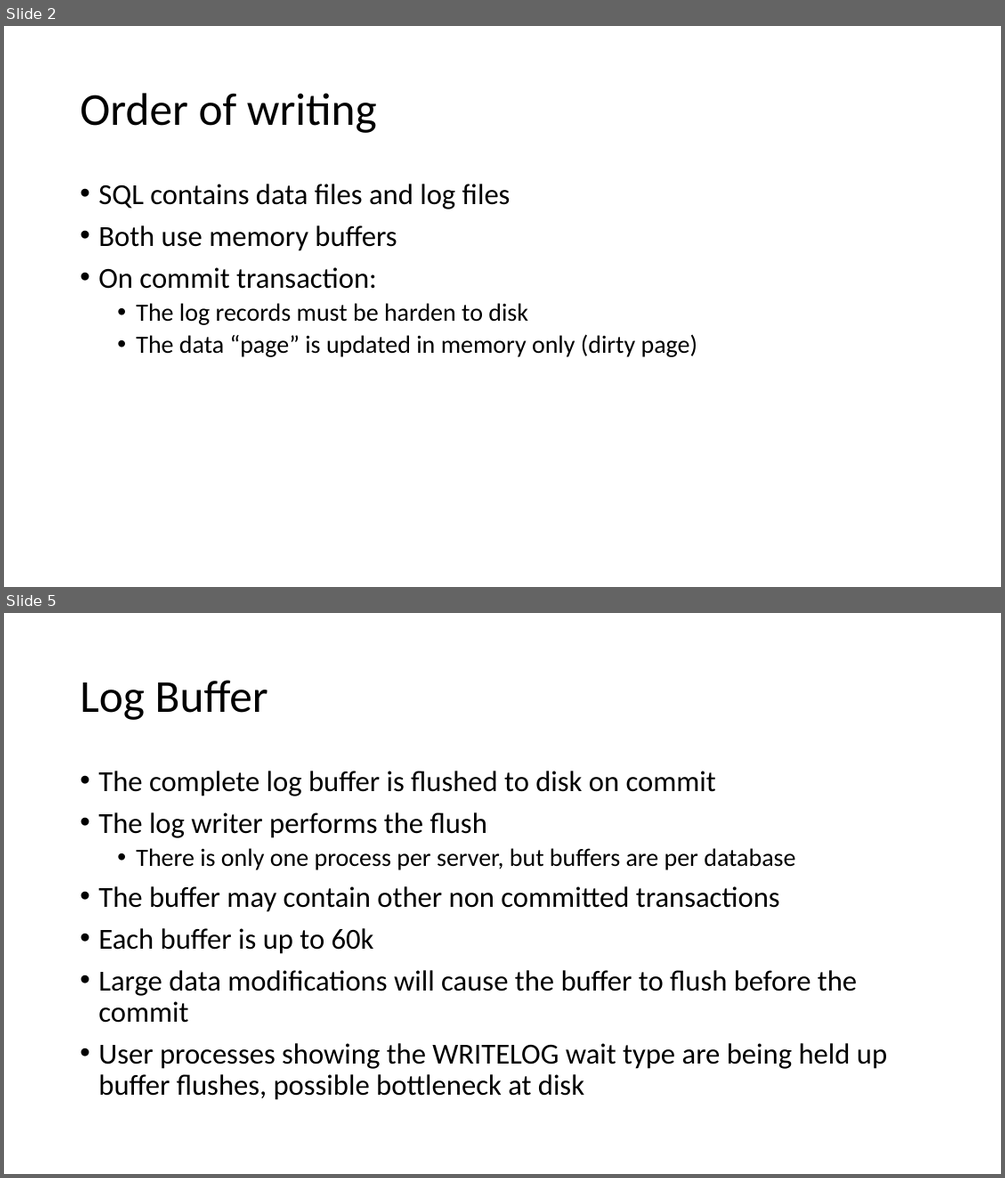
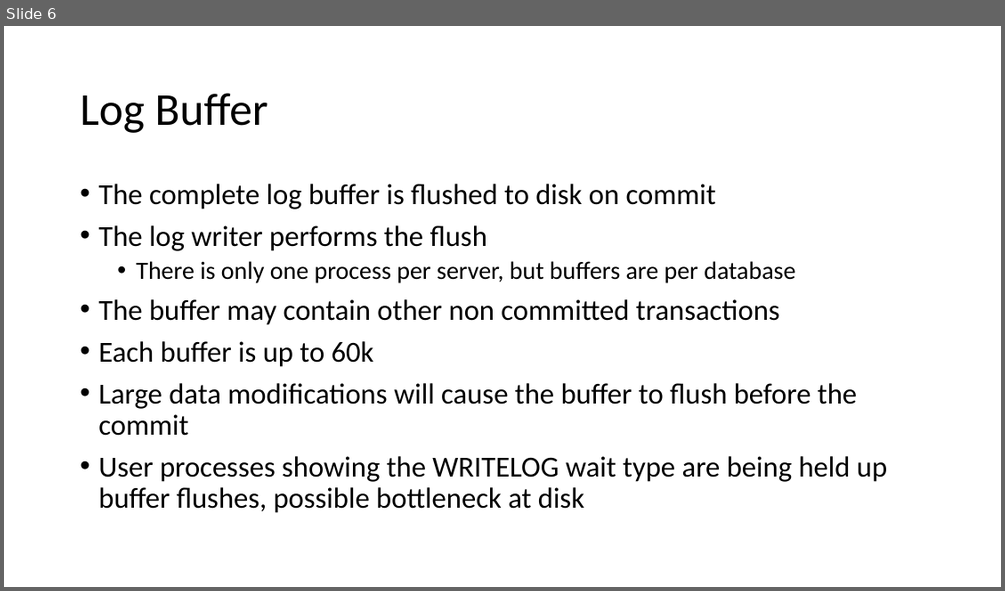
Before and after one commit to sabinio/SQLTraining, a slide deck: Slides/1. Logging.pptx. Shown one above the other, each under a label of ours: slides 2 and 5 before the commit, slide 6 after it; the slides between them are not shown. The pictures are 1005x1178 and 1005x591 pixels, drawn with LibreOffice and Linux fonts; fonts in the diff are those of the drawing. Boxes give left, top, right and bottom in pixels: in the first picture for what was removed or moved away, otherwise in the second. Text is boxed around its words. In the diff, an @@ line names an element or a change of style, - is before the commit and + after.

```diff
--- a/Slides/1. Logging.pptx
+++ b/Slides/1. Logging.pptx
@@ slide 2 removed at [4,26,1001,587], background #FFFFFF @@
@@ title removed at [80,93,377,133] @@
-Order of writing
@@ text removed at [98,184,697,357] @@
-• SQL contains data files and log files
-• Both use memory buffers
-• On commit transaction:
-  • The log records must be harden to disk
-  • The data “page” is updated in memory only (dirty page)
@@ what was slide 5 is now slide 6 @@
```
Also in this commit, not shown: 1 slide changed, 4 slides added, 2 other slides removed.
